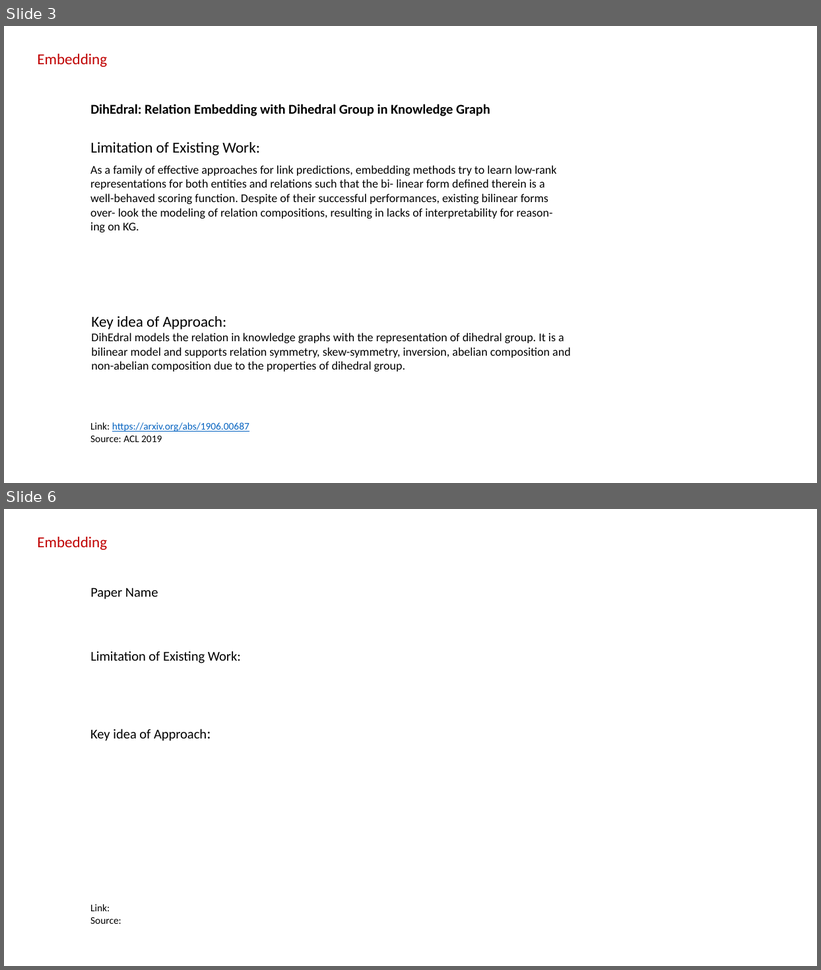
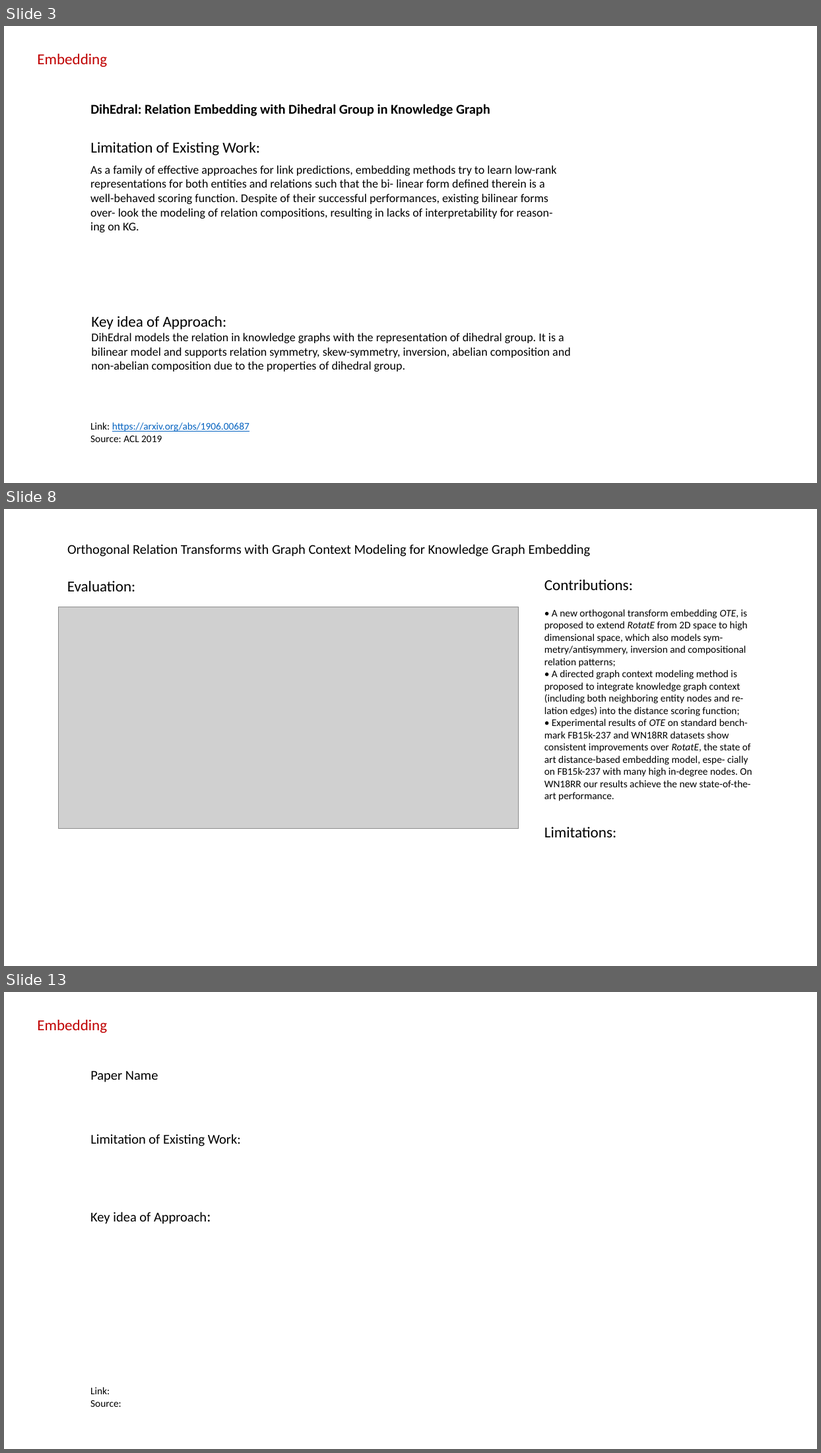
Before and after one commit to sylviawangfr/KGpaper, a slide deck: slides.pptx. Shown one above the other, each under a label of ours: slides 3 and 6 before the commit, slides 3, 8 and 13 after it; the slides between them are not shown. The pictures are 821x970 and 821x1453 pixels, drawn with LibreOffice and Linux fonts; fonts in the diff are those of the drawing; grey boxes stand for pictures. Boxes give left, top, right and bottom in pixels: in the first picture for what was removed or moved away, otherwise in the second. Text is boxed around its words. In the diff, an @@ line names an element or a change of style, - is before the commit and + after.

```diff
--- a/slides.pptx
+++ b/slides.pptx
@@ slide 8 added at (4,509,817,966), background #FFFFFF @@
@@ text added at (67,544,591,557), 16 pt, text #000000 @@
+Orthogonal Relation Transforms with Graph Context Modeling for Knowledge Graph Embedding
@@ text added at (67,581,135,591), 18 pt, text #000000 @@
+Evaluation:
@@ text added at (545,580,633,590), 18 pt, text #000000 @@
+Contributions:
@@ picture added at (58,607,519,829) @@
@@ text added at (545,609,752,801), 12 pt, text #000000 @@
+• A new orthogonal transform embedding OTE, is proposed to extend RotatE from 2D space to high dimensional space, which also models sym- metry/antisymmery, inversion and compositional relation patterns;
+• A directed graph context modeling method is proposed to integrate knowledge graph context (including both neighboring entity nodes and re- lation edges) into the distance scoring function;
+• Experimental results of OTE on standard bench- mark FB15k-237 and WN18RR datasets show consistent improvements over RotatE, the state of art distance-based embedding model, espe- cially on FB15k-237 with many high in-degree nodes. On WN18RR our results achieve the new state-of-the-art performance.
@@ text added at (545,827,616,838), 18 pt, text #000000 @@
+Limitations:
@@ what was slide 6 is now slide 13 @@
```
Also in this commit, not shown: 5 slides changed, 7 other slides added, 1 other file.
